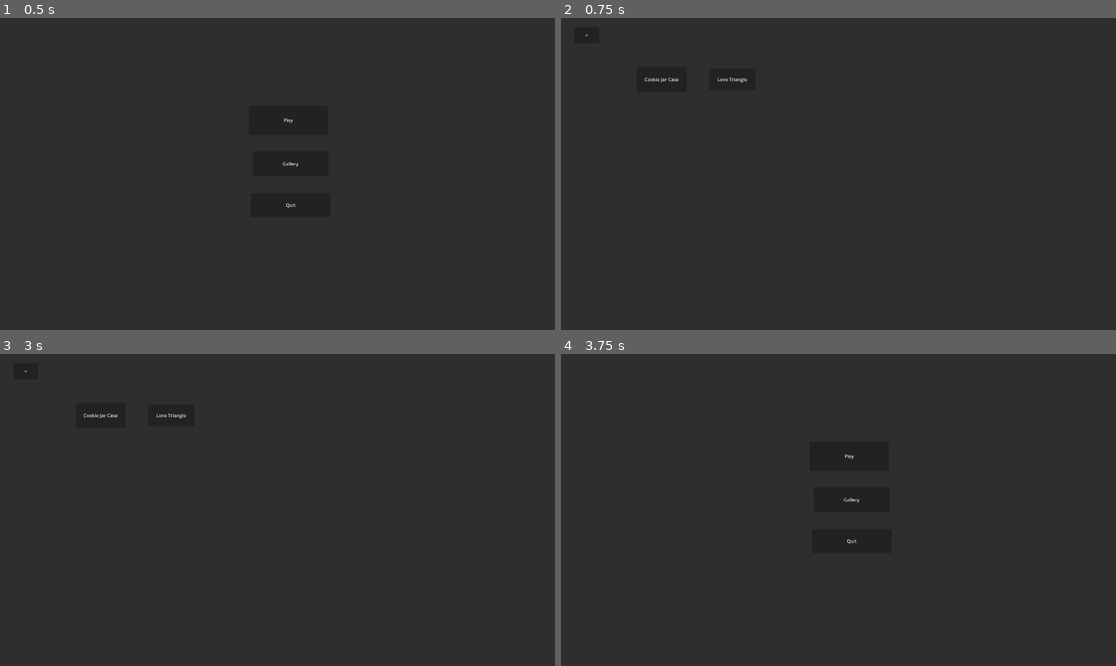
Above: before the commit, frames 1-4 (two rows, left to right).
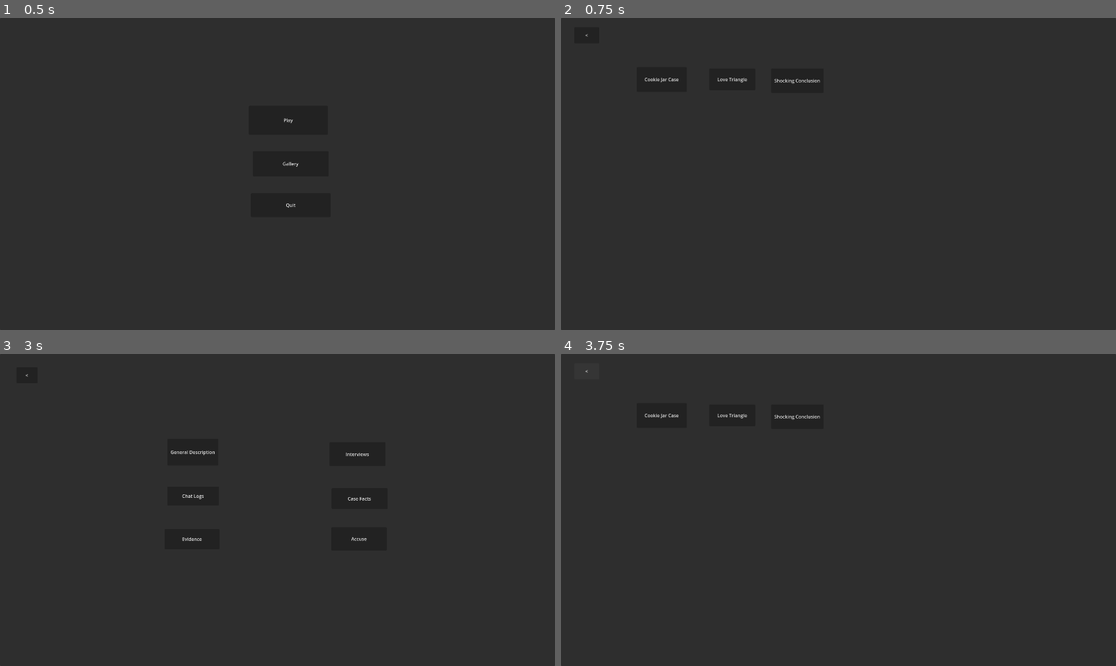
Above: after the commit, the same moments.

Repository: SeanKuehl/Clue-For-Your-Thoughts
Game: Godot game, scene res://MainScreenMenus/MainMenu.tscn
The game is run twice, just before and just after one commit, with the same random seed, the same clock (stepped at 60 frames per second) and the same inputs.
Inputs (mouse positions are in pixels of both pictures, inside the frame that each line leads up to):
- Up to frame 1 (0.5 s): no input
- Up to frame 2 (0.75 s): click "Play" at 0.5 s
- Up to frame 3 (3 s): click "<" at 1.25 s; click "Play" at 2 s; click (238, 416) at 2.75 s, where only the run after the commit has a clickable "Shocking Conclusion"
- Up to frame 4 (3.75 s): click "<" at 3.5 s

Frame 1 is identical in both runs. In frame 2, less than 0.1% of the frame differs, in the area x 38-47%, y 19-22%; in frame 3, 0.2%, in the area x 4-67%, y 5-60%; in frame 4, 0.2%.

Commit message:
added shocking conclusion case

Diff:
--- a/MainScreenMenus/CaseSelectScreen.tscn
+++ b/MainScreenMenus/CaseSelectScreen.tscn
@@ -42,6 +42,15 @@
 offset_bottom = 250.0
 text = "Love Triangle"
 
+[node name="LevelThree" type="Button" parent="."]
+layout_mode = 0
+offset_left = 727.0
+offset_top = 175.0
+offset_right = 909.0
+offset_bottom = 259.0
+text = "Shocking Conclusion"
+
 [connection signal="pressed" from="BackButton" to="." method="_on_back_button_pressed"]
 [connection signal="pressed" from="LevelOne" to="." method="_on_level_one_pressed"]
 [connection signal="pressed" from="LevelTwo" to="." method="_on_level_two_pressed"]
+[connection signal="pressed" from="LevelThree" to="." method="_on_level_three_pressed"]
--- a/MainScreenMenus/MainScreenScripts/CaseSelectScreen.gd
+++ b/MainScreenMenus/MainScreenScripts/CaseSelectScreen.gd
@@ -26,3 +26,9 @@
 	Settings.caseName = "Love Triangle"
 	Settings.caseDirectory = "res://Assets/LoveTriangle/"
 	get_tree().change_scene_to_file("res://GameMenus/MainGameScreen.tscn")
+
+
+func _on_level_three_pressed():
+	Settings.caseName = "Shocking Conclusion"
+	Settings.caseDirectory = "res://Assets/ShockingConclusion/"
+	get_tree().change_scene_to_file("res://GameMenus/MainGameScreen.tscn")
Not shown, added: Assets/ShockingConclusion/Accuse.txt
Not shown, added: Assets/ShockingConclusion/CaseFacts.txt
Not shown, added: Assets/ShockingConclusion/ChatLogs.txt
Not shown, added: Assets/ShockingConclusion/Evidence.txt
Not shown, added: Assets/ShockingConclusion/General.txt
Binary file added: Assets/ShockingConclusion/Images/toaster.png
Not shown, added: Assets/ShockingConclusion/Images/toaster.png.import
Not shown, added: Assets/ShockingConclusion/Interviews.txt
